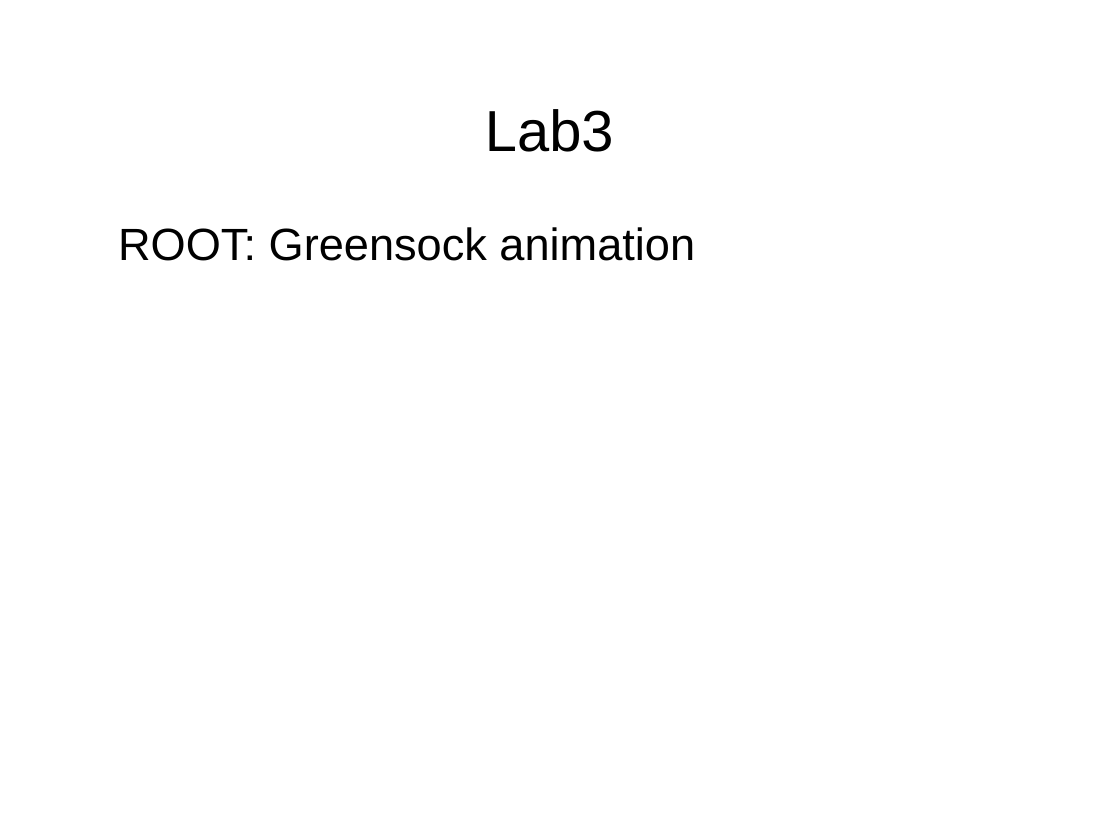
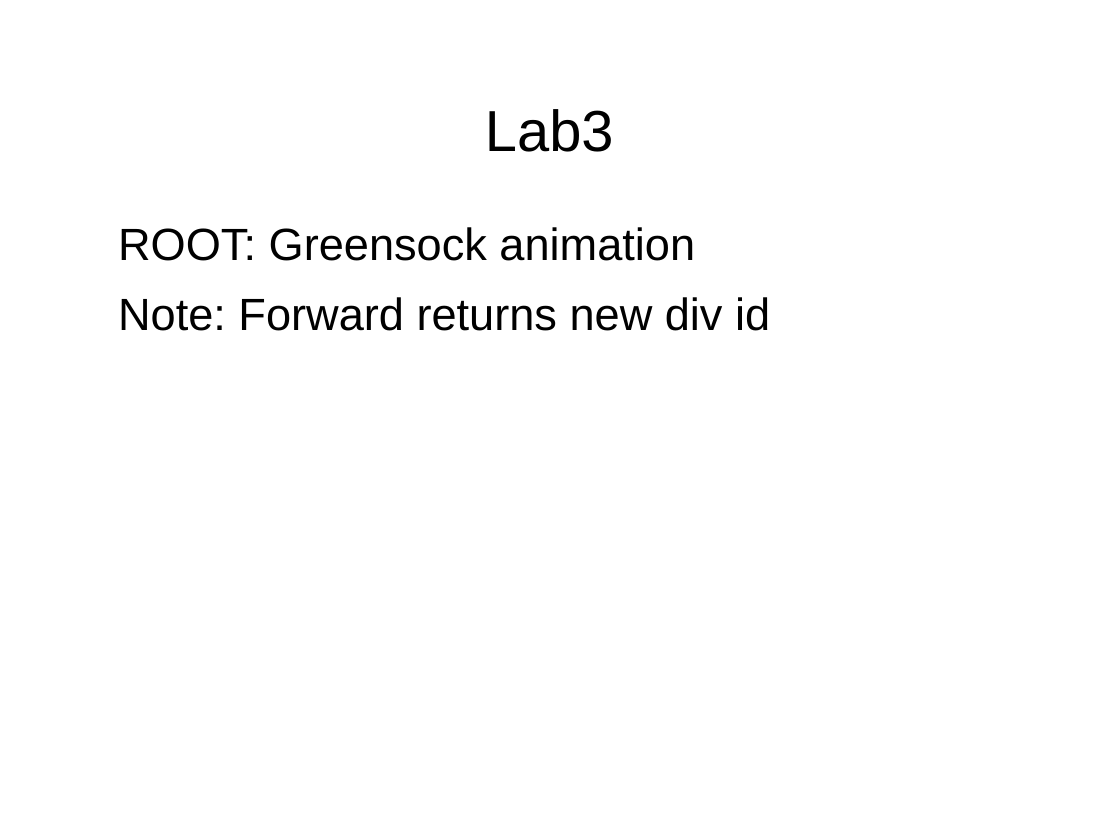
Before and after one commit to shawea/blueGrass, a slide deck: slide 21 of trainTheTrainer/2of2.odp. Drawn at 1120x840 pixels with LibreOffice and Linux fonts; fonts in the diff are those of the drawing; background and template pictures are left out. Boxes give left, top, right and bottom in pixels: in the first picture for what was removed or moved away, otherwise in the second. Text is boxed around its words. In the diff, an @@ line names an element or a change of style, - is before the commit and + after.

```diff
--- a/trainTheTrainer/2of2.odp
+++ b/trainTheTrainer/2of2.odp
@@ text at bbox=[118, 297, 770, 331]: paragraph added @@
+Note: Forward returns new div id
```
Also in this commit, not shown: 7 other files.
